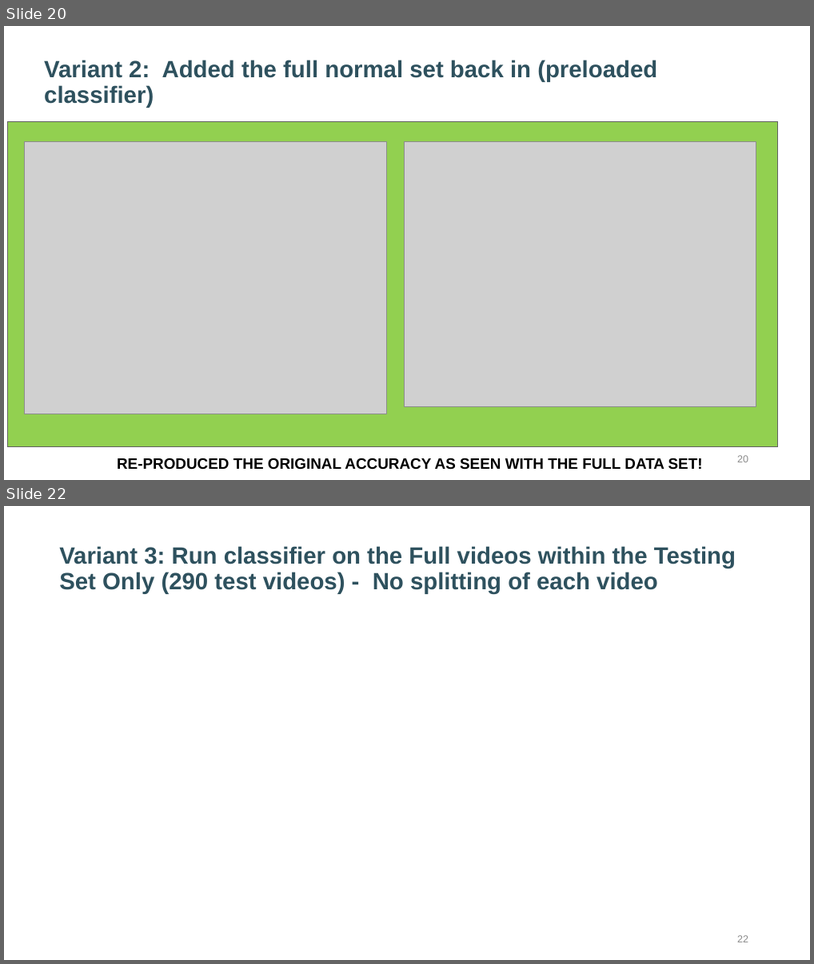
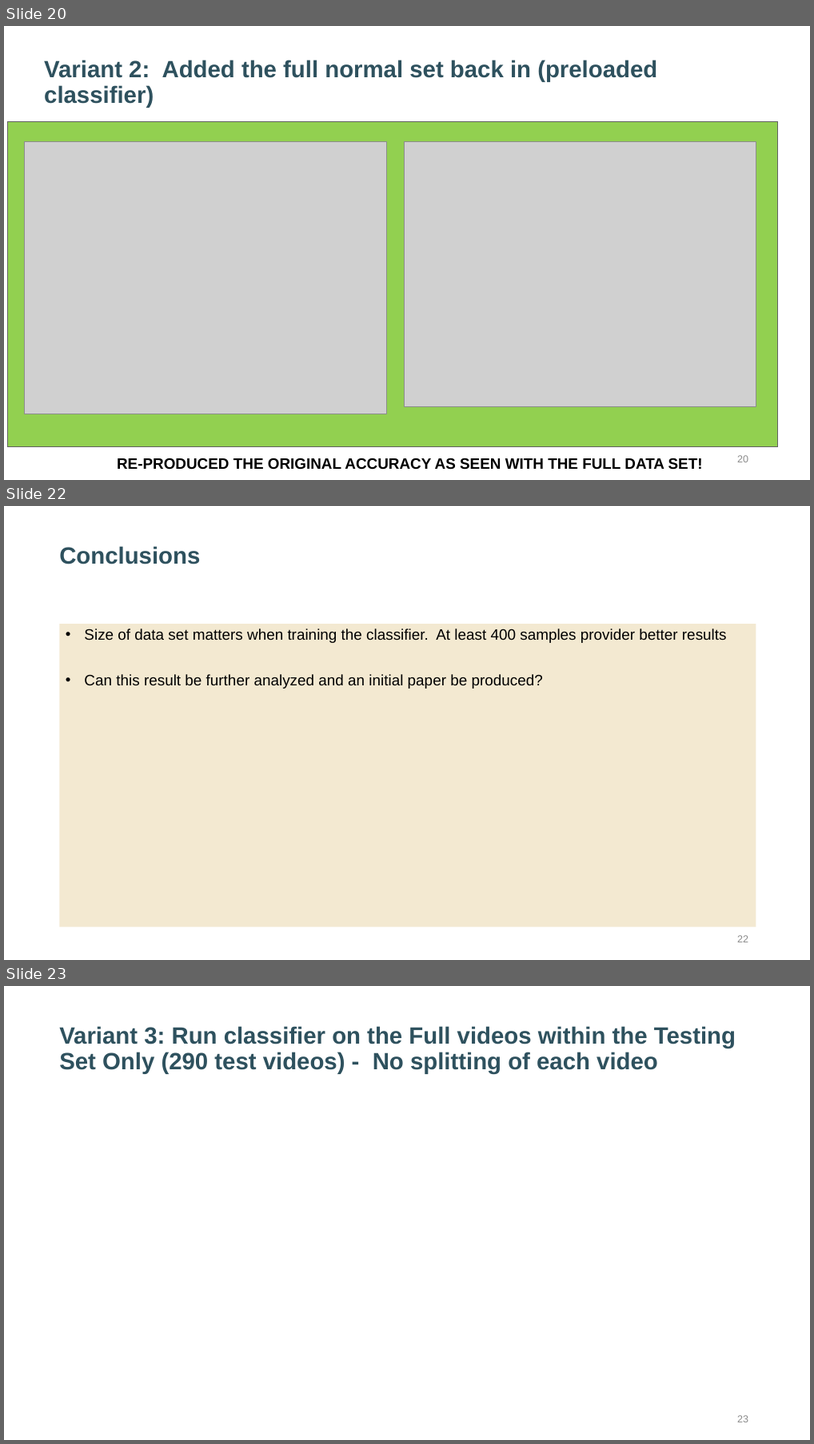
Before and after one commit to karthik111/video_anomaly_detection, a slide deck: docs/Video Anomaly Detection – Design Notes v5.pptx. Shown one above the other, each under a label of ours: slides 20 and 22 before the commit, slides 20, 22 and 23 after it; the slides between them are not shown. The pictures are 814x964 and 814x1444 pixels, drawn with LibreOffice and Linux fonts; fonts in the diff are those of the drawing; grey boxes stand for pictures. Boxes give left, top, right and bottom in pixels: in the first picture for what was removed or moved away, otherwise in the second. Text is boxed around its words. In the diff, an @@ line names an element or a change of style, - is before the commit and + after.

```diff
--- a/docs/Video Anomaly Detection – Design Notes v5.pptx
+++ b/docs/Video Anomaly Detection – Design Notes v5.pptx
@@ slide 22 added at box(4, 506, 810, 960), background #FFFFFF @@
@@ title added at box(59, 546, 200, 564), 28 pt, text #2E515E, bold @@
+Conclusions
@@ text added at box(60, 624, 757, 927), fill #F3E9D1, 18 pt, text #000000 @@
+• Size of data set matters when training the classifier. At least 400 samples provider better results
+• Can this result be further analyzed and an initial paper be produced?
@@ page number added at box(738, 935, 749, 942), 12 pt, text #8C8C8C @@
+22
@@ what was slide 22 is now slide 23 @@
```
Also in this commit, not shown: 1 slide changed, 2 other files.
